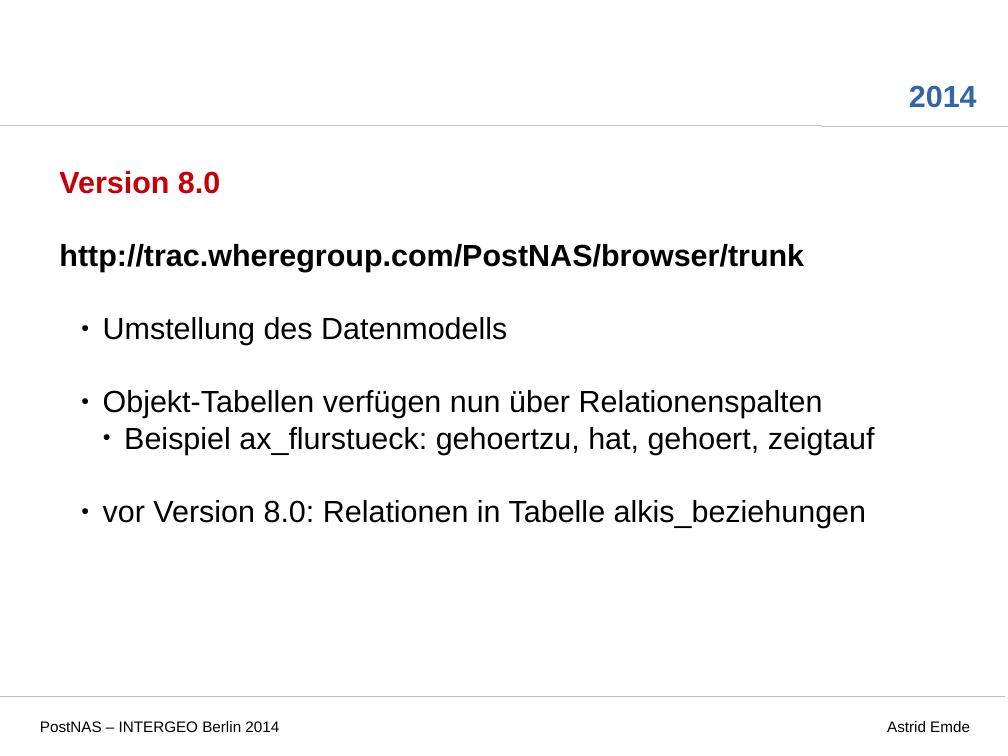
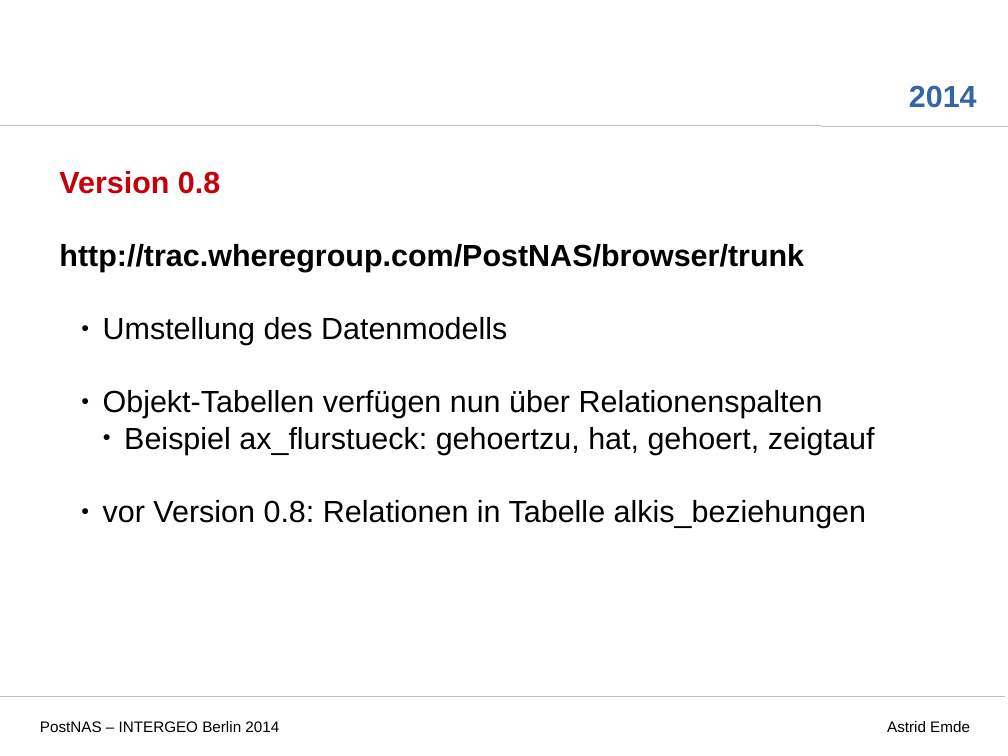
Before and after one commit to freddy36/PostNAS, a slide deck: slide 12 of praesentationen/INTERGEO2014_PostNAS_AEmde.odp. Drawn at 1008x756 pixels with LibreOffice and Linux fonts; fonts in the diff are those of the drawing; background and template pictures are left out. Boxes give left, top, right and bottom in pixels: in the first picture for what was removed or moved away, otherwise in the second. Text is boxed around its words. In the diff, an @@ line names an element or a change of style, - is before the commit and + after.

```diff
--- a/praesentationen/INTERGEO2014_PostNAS_AEmde.odp
+++ b/praesentationen/INTERGEO2014_PostNAS_AEmde.odp
@@ text at <box>59,171,220,194</box>: text changed @@
-Version 8.0
+Version 0.8
@@ text at <box>103,500,866,528</box>: text changed @@
-  ● vor Version 8.0: Relationen in Tabelle alkis_beziehungen
+  ● vor Version 0.8: Relationen in Tabelle alkis_beziehungen
```
Also in this commit, not shown: 1 other file.
